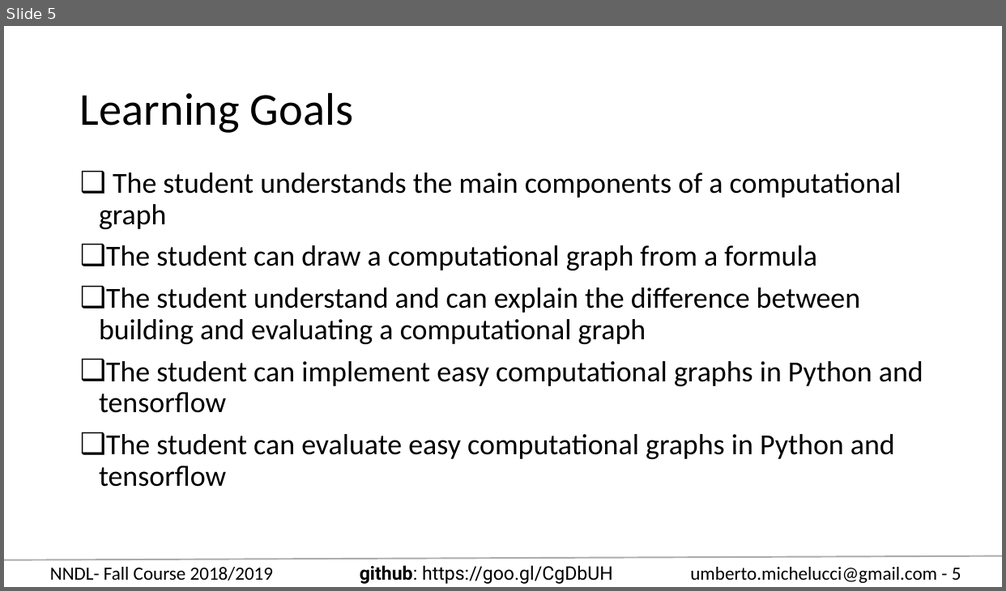
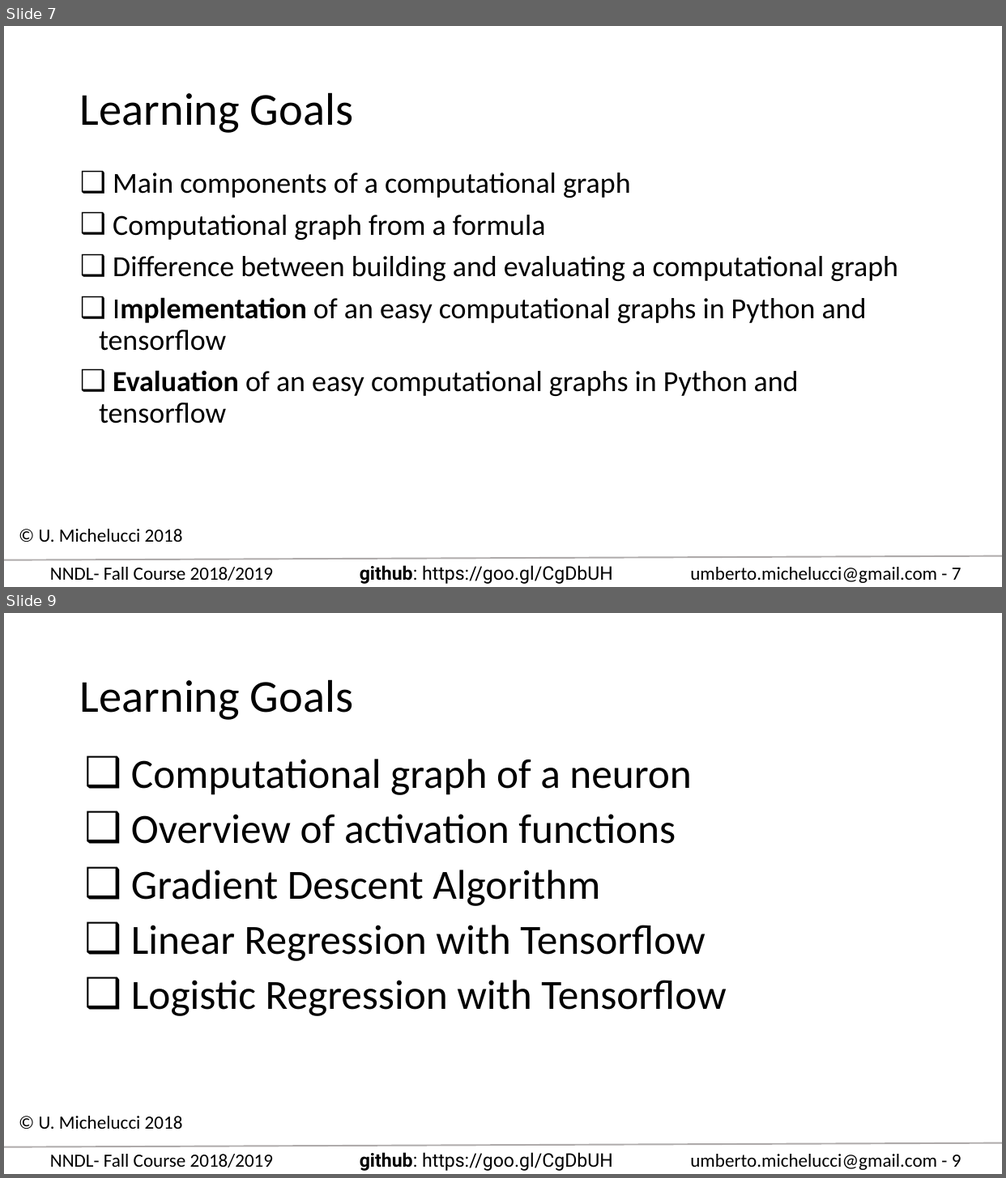
Before and after one commit to toelt-llc/COURSE-zhaw-dlcourse-spring2019, a slide deck: Learning_goals_overview.pptx. Shown one above the other, each under a label of ours: slide 5 before the commit, slides 7 and 9 after it; the slides between them are not shown. The pictures are 1006x591 and 1006x1178 pixels, drawn with LibreOffice and Linux fonts; fonts in the diff are those of the drawing. Boxes give left, top, right and bottom in pixels: in the first picture for what was removed or moved away, otherwise in the second. Text is boxed around its words. In the diff, an @@ line names an element or a change of style, - is before the commit and + after.

Commit message:
Completed the learning goals for the course.

```diff
--- a/Learning_goals_overview.pptx
+++ b/Learning_goals_overview.pptx
@@ slide 9 added at [4, 613, 1002, 1174], background #FFFFFF; not listed: 4 template elements that a slide beside it also shows @@
@@ title added at [80, 679, 353, 720], 44 pt, text #000000 @@
+Learning Goals
@@ text added at [131, 759, 726, 1016], 40 pt, text #000000 @@
+❑ Computational graph of a neuron
+❑ Overview of activation functions
+❑ Gradient Descent Algorithm
+❑ Linear Regression with Tensorflow
+❑ Logistic Regression with Tensorflow
@@ text added at [39, 1116, 183, 1129], 18 pt, text #000000 @@
+© U. Michelucci 2018
@@ what was slide 5 is now slide 7 @@
@@ slide 7 changed as well @@
@@ text at [99, 173, 898, 424]: text changed @@
-❑ The student understands the main components of a computational graph
-❑ The student can draw a computational graph from a formula
-❑ The student understand and can explain the difference between building and evaluating a computational graph
-❑ The student can implement easy computational graphs in Python and tensorflow
-❑ The student can evaluate easy computational graphs in Python and tensorflow
+❑ Main components of a computational graph
+❑ Computational graph from a formula
+❑ Difference between building and evaluating a computational graph
+❑ Implementation of an easy computational graphs in Python and tensorflow
+❑ Evaluation of an easy computational graphs in Python and tensorflow
@@ text added at [39, 529, 183, 542], 18 pt, text #000000 @@
+© U. Michelucci 2018
@@ text at [690, 567, 961, 583]: text changed @@
-umberto.michelucci@gmail.com - 5
+umberto.michelucci@gmail.com - 7
```
Also in this commit, not shown: 7 other slides changed, 10 other slides added, 11 slides removed.
